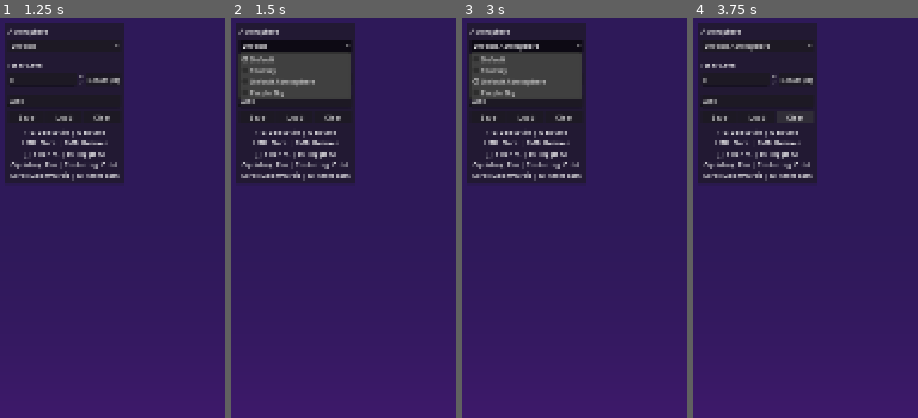
Above: before the commit, frames 1-4 (left to right).
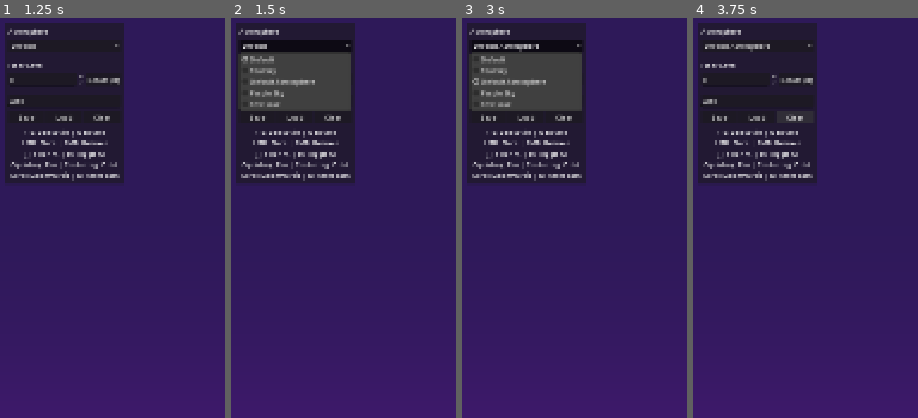
Above: after the commit, the same moments.

Repository: AlbertoHdezCerezo/learn-how-to-minigolf
Game: Godot game, scene res://scenes/level_editor_tools/level_editor/level_editor.tscn
Two runs of this game, one before a commit and one after it. Both use one fixed random seed, a clock stepped at 60 frames per second and the inputs below. The project has no main scene, so this scene is started directly.
Inputs (mouse positions are % of the whole screen's width and height, from its top left):
- Up to frame 1 (1.25 s): click (14, 10) at 0.52 s; type "Alex" at 0.6 s; click (87, 48) at 0.75 s; type "Alex" at 0.83 s
- Up to frame 2 (1.5 s): click "Default" at 1.25 s
- Up to frame 3 (3 s): click "Rotate (R)" at 2 s; click "Default Atmosphere" at 2.75 s
- Up to frame 4 (3.75 s): click "Clear" at 3.5 s
The pictures show only the part of the screen within x 0-50%, y 0-50%; the shares and areas given below are measured in that part.

Frame 1 is identical in both runs. In frame 2, 1.5% of the frame differs, in the area x 3-54%, y 18-24%; in frame 3, 1.5%; in frame 4, nothing differs.

Commit message:
refactor: Organize test files to mirror scene folder structure (#16)
Move all test files so their paths under tests/ match the scene paths
under scenes/. Add convention #7 to codify this pattern.

Co-Authored-By: Claude Opus 4.6 (1M context) <noreply@anthropic.com>

Diff:
--- /dev/null
+++ b/resources/atmospheres/test_save.tres
@@ -0,0 +1,6 @@
+[gd_resource type="Resource" script_class="Atmosphere" format=3]
+
+[ext_resource type="Script" path="res://scripts/resources/atmosphere.gd" id="1_trih2"]
+
+[resource]
+script = ExtResource("1_trih2")
--- /dev/null
+++ b/resources/levels/level_1775199530.tres
@@ -0,0 +1,8 @@
+[gd_resource type="Resource" script_class="LevelData" format=3]
+
+[ext_resource type="Script" path="res://scripts/resources/level_data.gd" id="1_6767k"]
+[ext_resource type="Script" path="res://scripts/resources/tile_placement.gd" id="2_ne38j"]
+
+[resource]
+script = ExtResource("1_6767k")
+level_name = "test_autosave"
--- /dev/null
+++ b/resources/levels/level_1775199603.tres
@@ -0,0 +1,8 @@
+[gd_resource type="Resource" script_class="LevelData" format=3]
+
+[ext_resource type="Script" path="res://scripts/resources/level_data.gd" id="1_h5cro"]
+[ext_resource type="Script" path="res://scripts/resources/tile_placement.gd" id="2_vln8u"]
+
+[resource]
+script = ExtResource("1_h5cro")
+level_name = "test_autosave"
--- /dev/null
+++ b/resources/levels/level_1775199632.tres
@@ -0,0 +1,8 @@
+[gd_resource type="Resource" script_class="LevelData" format=3]
+
+[ext_resource type="Script" path="res://scripts/resources/level_data.gd" id="1_loj0d"]
+[ext_resource type="Script" path="res://scripts/resources/tile_placement.gd" id="2_8o03u"]
+
+[resource]
+script = ExtResource("1_loj0d")
+level_name = "test_autosave"
--- /dev/null
+++ b/resources/levels/test_course_editor_positions.tres
@@ -0,0 +1,10 @@
+[gd_resource type="Resource" script_class="LevelData" format=3]
+
+[ext_resource type="Script" path="res://scripts/resources/level_data.gd" id="1_dgeb2"]
+[ext_resource type="Script" path="res://scripts/resources/tile_placement.gd" id="2_2gl03"]
+
+[resource]
+script = ExtResource("1_dgeb2")
+level_name = "test_course_editor_positions"
+start_position = Vector3(1, 0, 2)
+hole_position = Vector3(5, 0, 5)
--- /dev/null
+++ b/resources/levels/test_course_editor_roundtrip.tres
@@ -0,0 +1,19 @@
+[gd_resource type="Resource" script_class="LevelData" format=3]
+
+[ext_resource type="Script" path="res://scripts/resources/level_data.gd" id="1_b63u1"]
+[ext_resource type="Script" path="res://scripts/resources/tile_placement.gd" id="2_d3c1o"]
+
+[sub_resource type="Resource" id="Resource_mu1aw"]
+script = ExtResource("2_d3c1o")
+item_id = 2
+
+[sub_resource type="Resource" id="Resource_jrtfh"]
+script = ExtResource("2_d3c1o")
+position = Vector3i(1, 0, 0)
+item_id = 2
+
+[resource]
+script = ExtResource("1_b63u1")
+level_name = "test_course_editor_roundtrip"
+tiles = Array[ExtResource("2_d3c1o")]([SubResource("Resource_mu1aw"), SubResource("Resource_jrtfh")])
+hole_position = Vector3(1, 0, 0)
--- /dev/null
+++ b/resources/levels/test_course_editor_signal.tres
@@ -0,0 +1,12 @@
+[gd_resource type="Resource" script_class="LevelData" format=3]
+
+[ext_resource type="Script" path="res://scripts/resources/level_data.gd" id="1_dtw7t"]
+[ext_resource type="Script" path="res://scripts/resources/tile_placement.gd" id="2_gb3i2"]
+
+[sub_resource type="Resource" id="Resource_xicym"]
+script = ExtResource("2_gb3i2")
+
+[resource]
+script = ExtResource("1_dtw7t")
+level_name = "test_course_editor_signal"
+tiles = Array[ExtResource("2_gb3i2")]([SubResource("Resource_xicym")])
--- /dev/null
+++ b/resources/levels/test_load_level.tres
@@ -0,0 +1,15 @@
+[gd_resource type="Resource" script_class="LevelData" format=3]
+
+[ext_resource type="Script" path="res://scripts/resources/level_data.gd" id="1_2cl5m"]
+[ext_resource type="Script" path="res://scripts/resources/tile_placement.gd" id="2_v6elg"]
+
+[sub_resource type="Resource" id="Resource_gl0gv"]
+script = ExtResource("2_v6elg")
+position = Vector3i(1, 0, 2)
+item_id = 3
+orientation = 16
+
+[resource]
+script = ExtResource("1_2cl5m")
+level_name = "test_load_level"
+tiles = Array[ExtResource("2_v6elg")]([SubResource("Resource_gl0gv")])
--- /dev/null
+++ b/resources/levels/test_save_level.tres
@@ -0,0 +1,12 @@
+[gd_resource type="Resource" script_class="LevelData" format=3]
+
+[ext_resource type="Script" path="res://scripts/resources/level_data.gd" id="1_4a4eo"]
+[ext_resource type="Script" path="res://scripts/resources/tile_placement.gd" id="2_a3cyo"]
+
+[sub_resource type="Resource" id="Resource_s87hh"]
+script = ExtResource("2_a3cyo")
+
+[resource]
+script = ExtResource("1_4a4eo")
+level_name = "test_save_level"
+tiles = Array[ExtResource("2_a3cyo")]([SubResource("Resource_s87hh")])
--- a/scenes/gameplay/atmosphere_display/atmosphere_display.tscn
+++ b/scenes/gameplay/atmosphere_display/atmosphere_display.tscn
@@ -45,3 +45,4 @@
 light_energy = 0.8
 shadow_enabled = true
 shadow_bias = 0.03
+shadow_blur = 0.0
Not shown, added: scenes/ui_components/slider_with_input/slider_with_input.gd.uid
Renamed: tests/gameplay/test_atmosphere_display.gd -> tests/gameplay/atmosphere_display/test_atmosphere_display.gd
Renamed: tests/gameplay/test_gameplay_camera.gd -> tests/gameplay/gameplay_camera/test_gameplay_camera.gd
Not shown, added: tests/gameplay/test_gameplay_camera.gd.uid
Renamed: tests/level_editor_tools/test_atmosphere_generator_ui.gd -> tests/level_editor_tools/atmosphere_generator/atmosphere_generator_ui/test_atmosphere_generator_ui.gd
Renamed: tests/level_editor_tools/test_atmosphere_generator.gd -> tests/level_editor_tools/atmosphere_generator/test_atmosphere_generator.gd
Renamed: tests/level_editor_tools/test_camera_control_ui.gd -> tests/level_editor_tools/camera_control_ui/test_camera_control_ui.gd
Renamed: tests/level_editor_tools/test_level_course_editor.gd -> tests/level_editor_tools/level_course_editor/test_level_course_editor.gd
Renamed: tests/level_editor_tools/test_tile_cursor.gd -> tests/level_editor_tools/level_course_editor/tile_cursor/test_tile_cursor.gd
Renamed: tests/level_editor_tools/test_level_editor.gd -> tests/level_editor_tools/level_editor/test_level_editor.gd
Renamed: tests/level_editor_tools/test_tile_library.gd -> tests/level_editor_tools/tile_library/test_tile_library.gd
Not shown, added: tests/resources/test_level_data.gd.uid
(and 2 more such lines)
